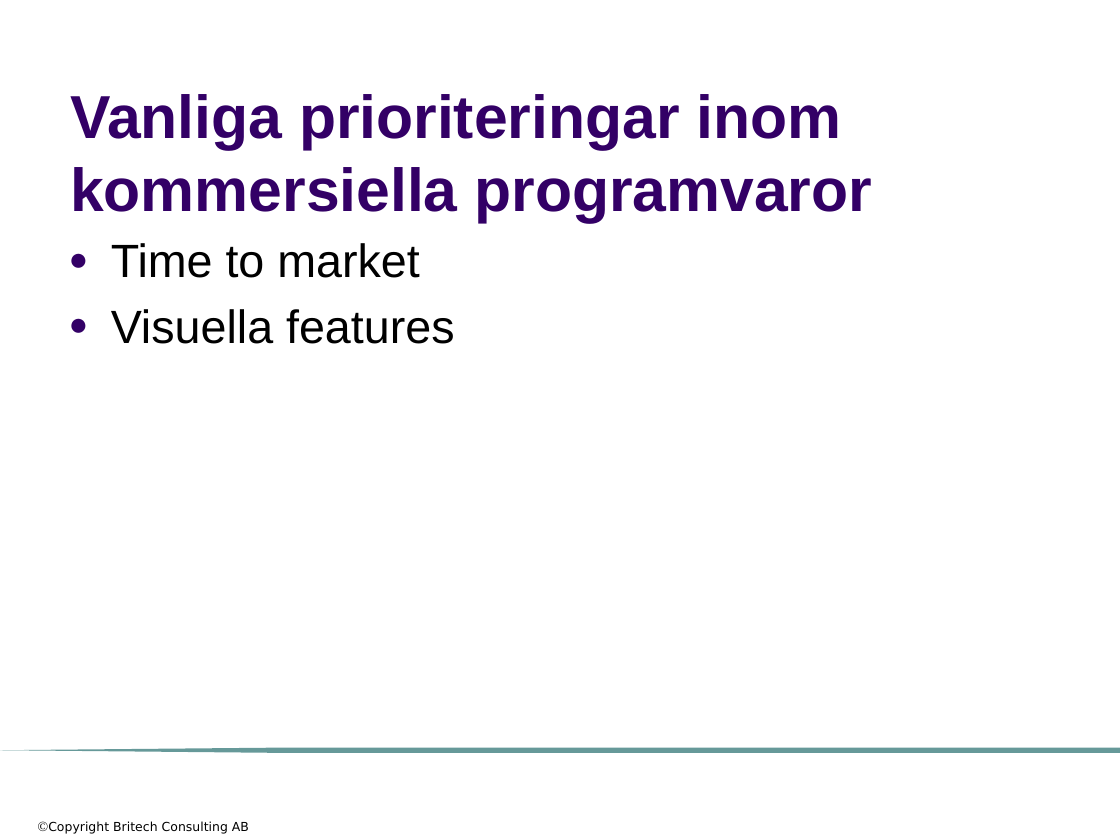
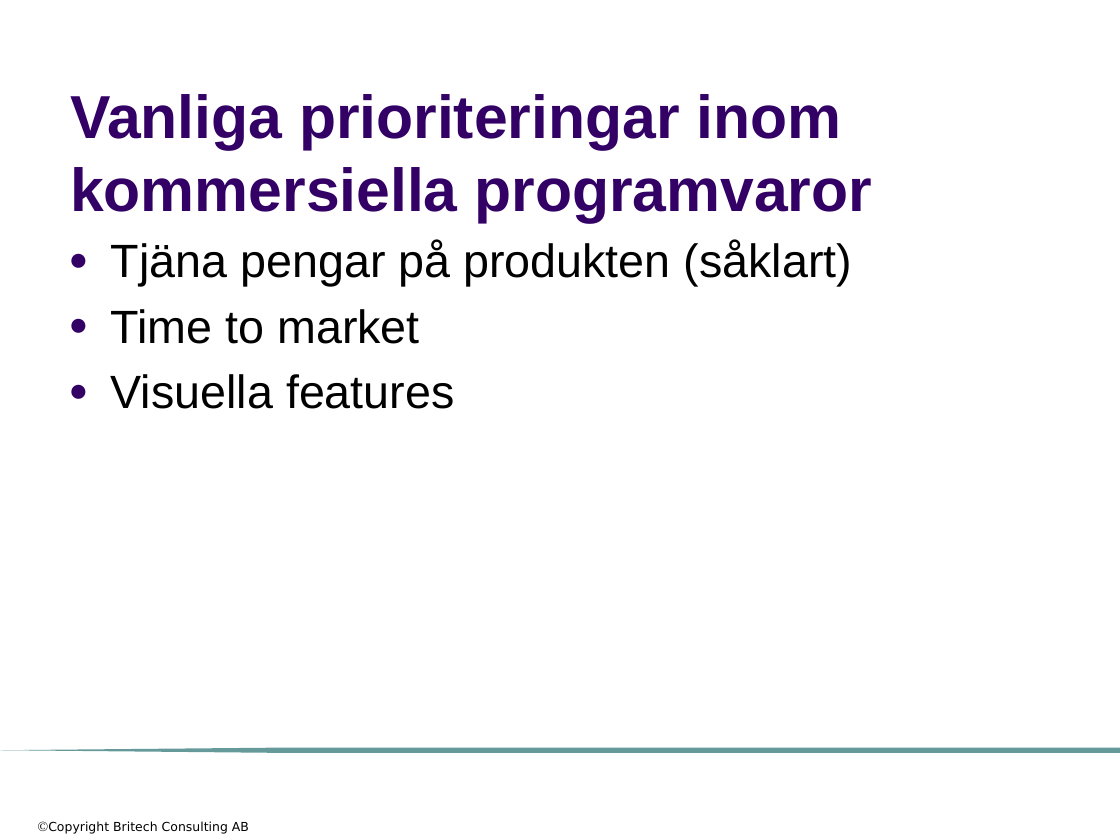
Before and after one commit to me97esn/groovyseminarium, a slide deck: slide 17 of groovyseminarie/dokument/open_source.pptx (slide 4 before the commit). Drawn at 1120x840 pixels with LibreOffice and Linux fonts; fonts in the diff are those of the drawing; background and template pictures are left out. Boxes give left, top, right and bottom in pixels: in the first picture for what was removed or moved away, otherwise in the second. Text is boxed around its words. In the diff, an @@ line names an element or a change of style, - is before the commit and + after.

```diff
--- a/groovyseminarie/dokument/open_source.pptx
+++ b/groovyseminarie/dokument/open_source.pptx
@@ text at [111, 241, 852, 287]: paragraph added @@
+● Tjäna pengar på produkten (såklart)
```
Also in this commit, not shown: 3 other slides changed, 34 slides added.
